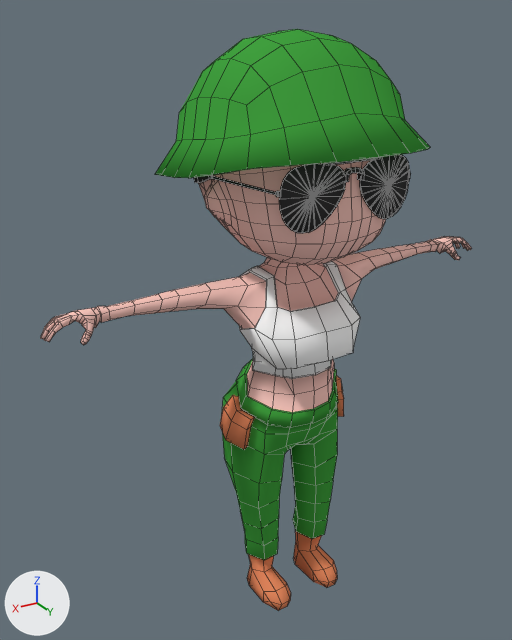
One commit to the Blender file datas/meshes/riflewoman.blend: the scene before it, then after it.
One viewpoint serves both versions: a camera (50 mm lens) standing at (1.35, 2.01, 2.23) and looking at (0.09, -0.09, 1.18). Lighting does not change. The marker at lower left points along +X, +Y and +Z. Mesh edges are drawn as thin lines.

Objects in the first picture: 'human'.
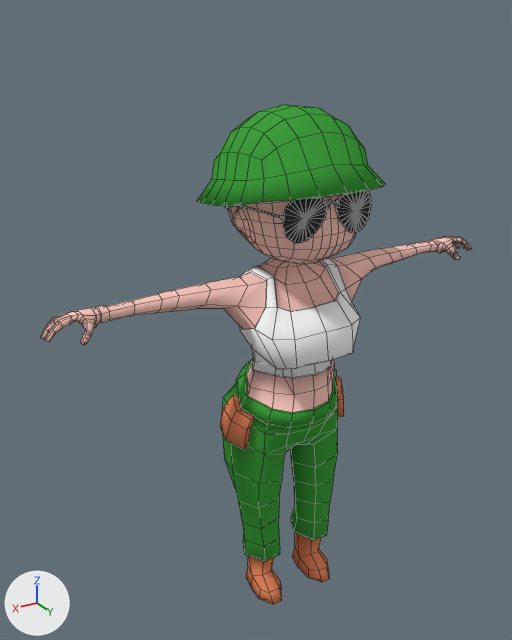
Location of each change, [x1, y1, x2, y2] in pixels of the pictures (512 x 640 px; the box of a moved part takes in the faces that stretch with it):
'human', reshaped (14% shorter): before [40, 29, 472, 611]; after [40, 105, 472, 605]
part 1 of me_human, moved or reshaped: before [155, 29, 430, 178]; after [197, 105, 385, 206]
part 2 of me_human, moved or reshaped: before [279, 155, 410, 233]; after [283, 191, 371, 243]
part 3 of me_human, moved or reshaped: before [212, 176, 276, 195]; after [237, 205, 281, 218]
part 4 of me_human, moved or reshaped: before [194, 175, 212, 183]; after [225, 205, 237, 208]
part 5 of me_human, moved or reshaped: before [344, 167, 364, 182]; after [326, 199, 339, 209]
part 6 of me_human, moved or reshaped (not visible afterwards): before [326, 157, 380, 166]
part 7 of me_human, moved or reshaped: before [276, 173, 411, 197]; after [281, 201, 372, 219]
part 8 of me_human, moved or reshaped: before [198, 160, 386, 267]; after [227, 195, 356, 267]
part 9 of me_human, cut back: before [245, 505, 337, 611]; after [243, 504, 329, 605]

Edits to the bpy script that builds the scene:
```text
Change me_human:
    used by ob_human; location = (0.0, 0.0, 0.0)
    remove me_human.from_pydata(...)  # 689 vertices, 666 faces; spans x 0.0..0.9, y -0.42..0.44, z 0.0..2.19
    add me_human.from_pydata(...)  # 685 vertices, 660 faces; spans x 0.0..0.9, y -0.3..0.31, z 0.0..1.96
    me_human part 1: the loose piece of 49 vertices spanning x 0.0..0.43, y -0.42..0.44, z 1.7..2.19 is scaled about its middle by 0.7, then moved by (-0.06, 0.0, -0.16)
    me_human part 2: the loose piece of 54 vertices spanning x 0.03..0.25, y 0.3..0.33, z 1.63..1.83 is scaled about its middle by 0.7, then moved by (-0.04, -0.1, -0.09)
    me_human part 3: the loose piece of 8 vertices spanning x 0.25..0.31, y 0.01..0.3, z 1.75..1.76 is scaled about its middle by 0.7, then moved by (-0.08, -0.05, -0.1)
    me_human part 4: the loose piece of 16 vertices spanning x 0.3..0.32, y -0.12..0.01, z 1.72..1.76 is scaled about its middle by 0.7, then moved by (-0.09, 0.02, -0.1)
    me_human part 5: the loose piece of 18 vertices spanning x 0.0..0.04, y 0.32..0.34, z 1.77..1.81 is moved by (-0.01, -0.1, -0.11)
    me_human part 6: the loose piece of 8 vertices spanning x 0.0..0.1, y 0.32..0.33, z 1.83 is scaled about its middle by 0.7, then moved by (-0.01, -0.1, -0.12)
    me_human part 7: the loose piece of 12 vertices spanning x 0.24..0.26, y 0.3..0.31, z 1.75..1.76 is moved by (-0.07, -0.09, -0.1)
    me_human part 8
    3 vertices are removed from x 0.12..0.25, y 0.05..0.18, z 1.95..2.12
    9 faces are deleted
    155 vertices move from x 0.0..0.34, y -0.31..0.33, z 1.44..2.15 to x 0.0..0.24, y -0.21..0.23, z 1.43..1.93
    3 vertices are added at (0.17, 0.13, 1.79), (0.14, 0.1, 1.86), (0.08, 0.04, 1.91)
    9 new faces join them, mat_skin (pink #ffcbc1)
    me_human part 9
    9 vertices are removed from x 0.06..0.18, y 0.12..0.19, z 0.0..0.07
    17 faces are deleted
    21 vertices move from x 0.06..0.19, y -0.07..0.15, z 0.0..0.2 to x 0.05..0.2, y -0.08..0.12, z 0.0..0.2
    5 vertices are added at (0.07, 0.08, 0.04), (0.17, 0.08, 0.05), (0.1, 0.14, 0.0), (0.14, 0.14, 0.0), (0.18, 0.08, 0.0)
    11 new faces join them, mat_leather (orange #e7895f)
```
